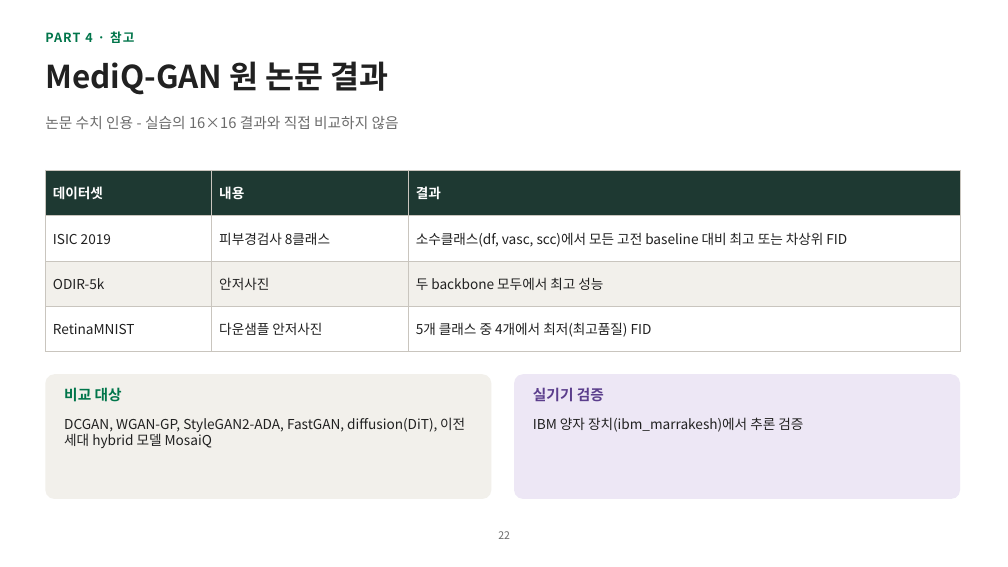
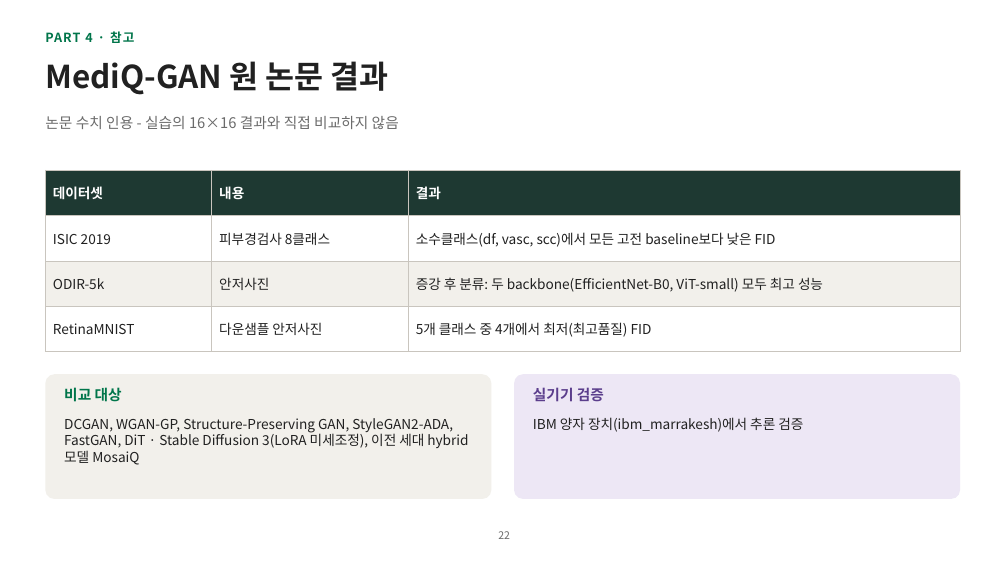
Before and after one commit to hyunhp/skin_disease_qml, a slide deck: slide 22 of practice/day3_slides/day3_practice_slides.pptx. Drawn at 1008x567 pixels with LibreOffice and Linux fonts; fonts in the diff are those of the drawing. Boxes give left, top, right and bottom in pixels: in the first picture for what was removed or moved away, otherwise in the second. Text is boxed around its words. In the diff, an @@ line names an element or a change of style, - is before the commit and + after.

```diff
--- a/practice/day3_slides/day3_practice_slides.pptx
+++ b/practice/day3_slides/day3_practice_slides.pptx
@@ table at (x1=45, y1=170, x2=960, y2=341) @@
-row 2, column 3: 소수클래스(df, vasc, scc)에서 모든 고전 baseline 대비 최고 또는 차상위 FID
+row 2, column 3: 소수클래스(df, vasc, scc)에서 모든 고전 baseline보다 낮은 FID
-row 3, column 3: 두 backbone 모두에서 최고 성능
+row 3, column 3: 증강 후 분류: 두 backbone(EfficientNet-B0, ViT-small) 모두 최고 성능
@@ text at (x1=64, y1=418, x2=468, y2=465): text changed @@
-DCGAN, WGAN-GP, StyleGAN2-ADA, FastGAN, diffusion(DiT), 이전 세대 hybrid 모델 MosaiQ
+DCGAN, WGAN-GP, Structure-Preserving GAN, StyleGAN2-ADA, FastGAN, DiT · Stable Diffusion 3(LoRA 미세조정), 이전 세대 hybrid 모델 MosaiQ
```
Also in this commit, not shown: 6 other slides changed, 4 other files.
